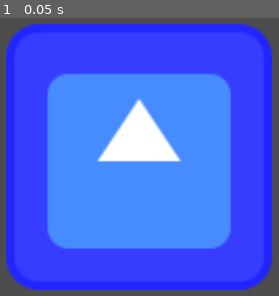
Above: before the commit, frame 1.
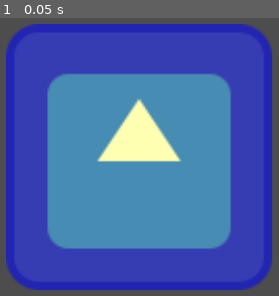
Above: after the commit, the same moment.

Repository: spigelli/first-2d-shader
Game: Godot game, scene res://main.tscn
The game is run twice, just before and just after one commit, with the same random seed, the same clock (stepped at 60 frames per second) and the same inputs. The project has no main scene, so this scene is started directly. The engine's default icon, where the game draws it, is replaced by a stand-in: a white triangle on a blue panel in a dark square.
Inputs:
- Up to frame 1 (0.05 s): no input

The runs differ from the first frame. In frame 1, 90% of the frame differs, in the area x 2-98%, y 2-98%.

Commit message:
Configurable blue value

Diff:
--- a/first-shader.gdshader
+++ b/first-shader.gdshader
@@ -1,4 +1,6 @@
 shader_type canvas_item;
+
+uniform float blue = 1.0;
 
 void vertex() {
 	// Called for every vertex the material is visible on.
@@ -6,9 +8,8 @@
 
 void fragment() {
 	// Called for every pixel the material is visible on.
-	// COLOR = vec4(0.4, 0.6, 0.9, 1.0);
 	COLOR = texture(TEXTURE, UV);
-	COLOR.b = 1.0;
+	COLOR.b = blue;
 }
 
 //void light() {
--- a/main.tscn
+++ b/main.tscn
@@ -1,8 +1,9 @@
-[gd_scene load_steps=5 format=3 uid="uid://dbx7qsy2klr58"]
+[gd_scene load_steps=6 format=3 uid="uid://dbx7qsy2klr58"]
 
 [ext_resource type="Script" path="res://main.gd" id="1_rewjs"]
 [ext_resource type="Texture2D" uid="uid://scl2ghyyij56" path="res://icon.svg" id="2_6dqsr"]
 [ext_resource type="Shader" path="res://first-shader.gdshader" id="2_kyplb"]
+[ext_resource type="Script" path="res://sprite_2d.gd" id="4_vl7dr"]
 
 [sub_resource type="ShaderMaterial" id="ShaderMaterial_xu7uy"]
 shader = ExtResource("2_kyplb")
@@ -15,3 +16,5 @@
 position = Vector2(561, 296)
 scale = Vector2(3, 3)
 texture = ExtResource("2_6dqsr")
+script = ExtResource("4_vl7dr")
+blue = 0.7
--- /dev/null
+++ b/sprite_2d.gd
@@ -0,0 +1,7 @@
+extends Sprite2D
+
+@export_range(0.0, 1.0, 0.01) var blue: float = 1.0;
+
+func _ready():
+  var mat: ShaderMaterial = self.material
+  mat.set_shader_parameter(&"blue", blue)
